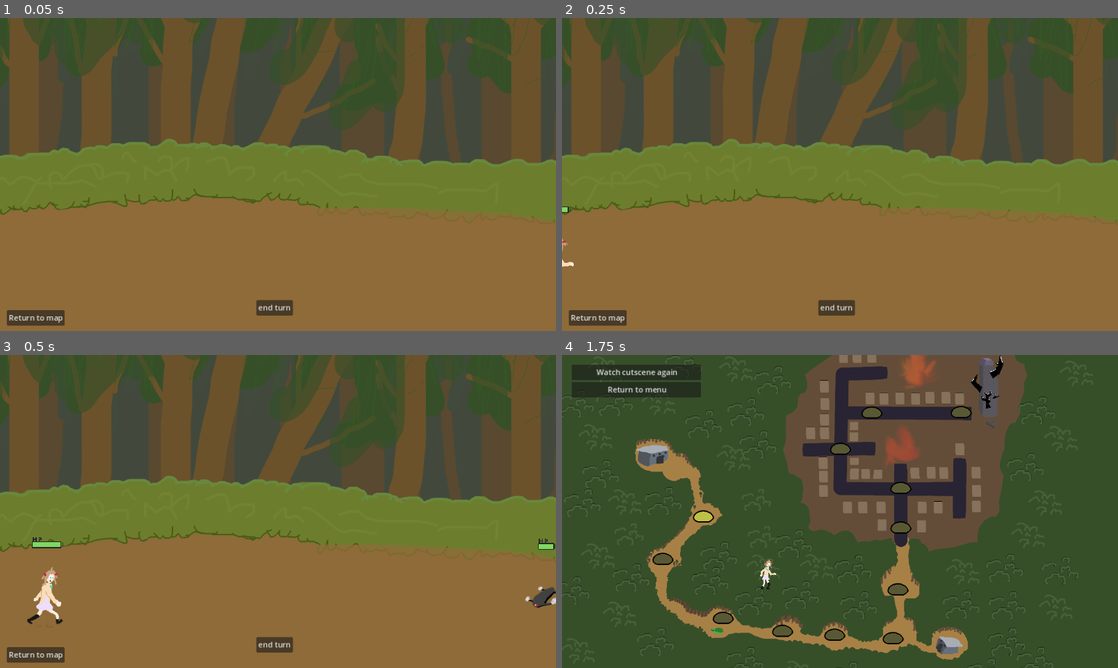
Above: before the commit, frames 1-4 (two rows, left to right).
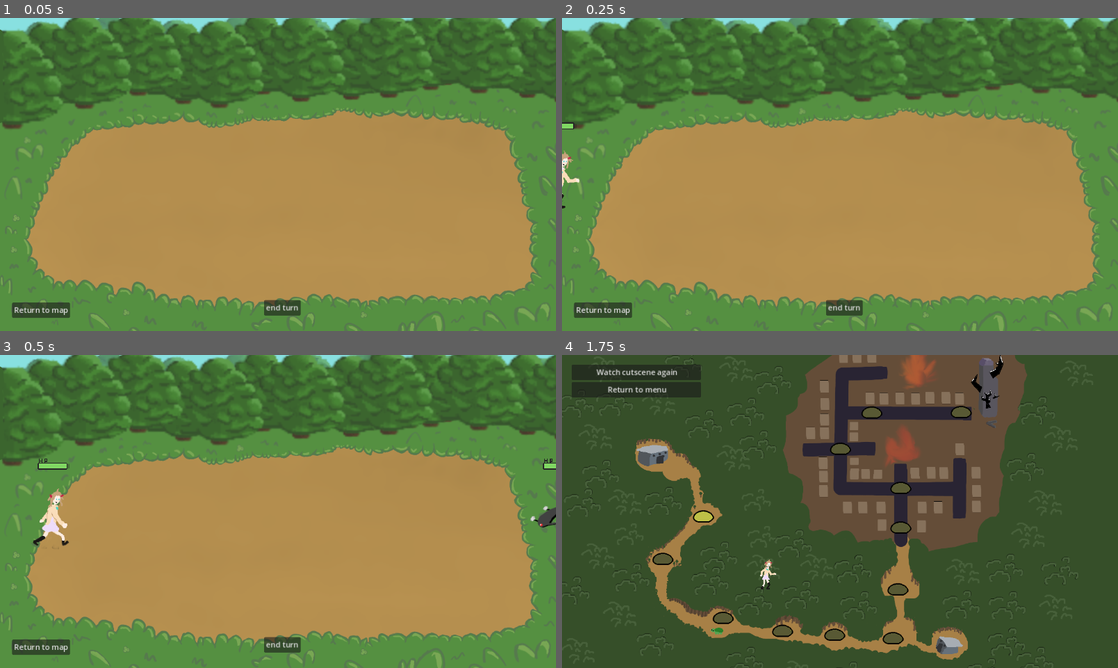
Above: after the commit, the same moments.

Repository: FeliciaPino/NeuroWarriors
Game: Godot game, scene res://scenes/levels/test_level.tscn
The game is run twice, just before and just after one commit, with the same random seed, the same clock (stepped at 60 frames per second) and the same inputs. This scene is started directly instead of the project's main scene. Sound files missing from this copy of the repository are replaced by a short silence.
Inputs:
- Up to frame 1 (0.05 s): no input
- Up to frame 2 (0.25 s): no input
- Up to frame 3 (0.5 s): no input
- Up to frame 4 (1.75 s): click "end turn" at 0.5 s; click "Return to map" at 1.25 s

The runs differ from the first frame. In frame 1, 92% of the frame differs, in the area x 0-100%, y 0-100%; in frame 2, 92%; in frame 3, 92%; in frame 4, nothing differs.

Commit message:
Upgraded forest background, changed battle layout slightly to fit new background

Diff:
--- a/scenes/levels/game.tscn
+++ b/scenes/levels/game.tscn
@@ -173,6 +173,8 @@
 [node name="Background" type="Node2D" parent="."]
 
 [node name="Entity_manager" parent="." instance=ExtResource("3_iprcq")]
+partyRect = Rect2(100, 200, 450, 300)
+foesRect = Rect2(600, 200, 450, 300)
 
 [node name="SelectionCircle" type="Sprite2D" parent="."]
 position = Vector2(584, 427)
@@ -185,9 +187,9 @@
 offset_bottom = 97.0
 
 [node name="EndTurnButton" type="Button" parent="."]
-offset_left = 531.0
+offset_left = 547.0
 offset_top = 584.0
-offset_right = 607.0
+offset_right = 623.0
 offset_bottom = 615.0
 text = "end turn"
 
@@ -211,10 +213,10 @@
 offset_bottom = 117.0
 
 [node name="Return" type="Button" parent="."]
-offset_left = 14.0
-offset_top = 605.0
-offset_right = 134.0
-offset_bottom = 636.0
+offset_left = 25.0
+offset_top = 589.0
+offset_right = 145.0
+offset_bottom = 620.0
 text = "Return to map
 "
 
--- a/scenes/levels/level_1.tscn
+++ b/scenes/levels/level_1.tscn
@@ -1,283 +1,21 @@
-[gd_scene load_steps=15 format=3 uid="uid://ds20ettima35s"]
+[gd_scene load_steps=5 format=3 uid="uid://ds20ettima35s"]
 
-[ext_resource type="Script" path="res://scripts/GameManager.gd" id="1_4r8mi"]
-[ext_resource type="Texture2D" uid="uid://dl6b6ewaxaxom" path="res://assets/forest_background.png" id="2_otcmt"]
-[ext_resource type="PackedScene" uid="uid://c0cerfjhi148m" path="res://scenes/entity_manager.tscn" id="3_u2g1f"]
+[ext_resource type="PackedScene" uid="uid://b82kauwohbvun" path="res://scenes/levels/game.tscn" id="1_4ilo2"]
+[ext_resource type="Texture2D" uid="uid://dl6b6ewaxaxom" path="res://assets/backgrounds/forest_background.png" id="2_otcmt"]
 [ext_resource type="PackedScene" uid="uid://du1rkche8wapa" path="res://scenes/characters/enemies/drone.tscn" id="4_g1jns"]
-[ext_resource type="Texture2D" uid="uid://duwanoipd03rk" path="res://assets/ui/selection_circle.png" id="5_g5ixa"]
 [ext_resource type="Script" path="res://scripts/tutorial.gd" id="6_8gt2u"]
-[ext_resource type="Script" path="res://scripts/end_screen.gd" id="6_24uv3"]
-[ext_resource type="AudioStream" uid="uid://cdbbs3cm1pli5" path="res://addons/Pixel_boy/theme-7.ogg" id="7_byqak"]
-[ext_resource type="AudioStream" uid="uid://bcvyh3sruf5vp" path="res://addons/Pixel_boy/theme-3b.ogg" id="8_2yft1"]
-[ext_resource type="AudioStream" uid="uid://c2qho0xysuk3u" path="res://addons/sfx/Retro Negative Long 12.wav" id="10_wvxwj"]
 
-[sub_resource type="Animation" id="Animation_3mlxk"]
-length = 0.001
-tracks/0/type = "value"
-tracks/0/imported = false
-tracks/0/enabled = true
-tracks/0/path = NodePath("TurnLabel:text")
-tracks/0/interp = 1
-tracks/0/loop_wrap = true
-tracks/0/keys = {
-"times": PackedFloat32Array(0),
-"transitions": PackedFloat32Array(1),
-"update": 1,
-"values": ["Your turn"]
-}
-tracks/1/type = "bezier"
-tracks/1/imported = false
-tracks/1/enabled = true
-tracks/1/path = NodePath("TurnLabel:position:y")
-tracks/1/interp = 1
-tracks/1/loop_wrap = true
-tracks/1/keys = {
-"handle_modes": PackedInt32Array(0),
-"points": PackedFloat32Array(5, -0.25, 0, 0.25, 0),
-"times": PackedFloat32Array(0)
-}
-tracks/2/type = "bezier"
-tracks/2/imported = false
-tracks/2/enabled = true
-tracks/2/path = NodePath("TurnLabel:modulate:a")
-tracks/2/interp = 1
-tracks/2/loop_wrap = true
-tracks/2/keys = {
-"handle_modes": PackedInt32Array(0),
-"points": PackedFloat32Array(0, -0.25, 0, 0.25, 0),
-"times": PackedFloat32Array(0)
-}
-tracks/3/type = "value"
-tracks/3/imported = false
-tracks/3/enabled = true
-tracks/3/path = NodePath("EndScreen:position")
-tracks/3/interp = 1
-tracks/3/loop_wrap = true
-tracks/3/keys = {
-"times": PackedFloat32Array(0),
-"transitions": PackedFloat32Array(1),
-"update": 0,
-"values": [Vector2(448, 14)]
-}
-tracks/4/type = "value"
-tracks/4/imported = false
-tracks/4/enabled = true
-tracks/4/path = NodePath("EndScreen:scale")
-tracks/4/interp = 1
-tracks/4/loop_wrap = true
-tracks/4/keys = {
-"times": PackedFloat32Array(0),
-"transitions": PackedFloat32Array(1),
-"update": 0,
-"values": [Vector2(1, 1)]
-}
-tracks/5/type = "value"
-tracks/5/imported = false
-tracks/5/enabled = true
-tracks/5/path = NodePath("EndScreen:visible")
-tracks/5/interp = 1
-tracks/5/loop_wrap = true
-tracks/5/keys = {
-"times": PackedFloat32Array(0),
-"transitions": PackedFloat32Array(1),
-"update": 1,
-"values": [false]
-}
+[node name="Game" instance=ExtResource("1_4ilo2")]
 
-[sub_resource type="Animation" id="Animation_yj4cw"]
-resource_name = "show_end_screen"
-length = 0.3
-tracks/0/type = "value"
-tracks/0/imported = false
-tracks/0/enabled = true
-tracks/0/path = NodePath("EndScreen:position")
-tracks/0/interp = 1
-tracks/0/loop_wrap = true
-tracks/0/keys = {
-"times": PackedFloat32Array(0.0333333, 0.3),
-"transitions": PackedFloat32Array(1, 1),
-"update": 0,
-"values": [Vector2(600, 43), Vector2(600, 130)]
-}
-tracks/1/type = "value"
-tracks/1/imported = false
-tracks/1/enabled = true
-tracks/1/path = NodePath("EndScreen:scale")
-tracks/1/interp = 1
-tracks/1/loop_wrap = true
-tracks/1/keys = {
-"times": PackedFloat32Array(0.0333333, 0.3),
-"transitions": PackedFloat32Array(1, 1),
-"update": 0,
-"values": [Vector2(0, 0), Vector2(1, 1)]
-}
-tracks/2/type = "value"
-tracks/2/imported = false
-tracks/2/enabled = true
-tracks/2/path = NodePath("EndScreen:visible")
-tracks/2/interp = 1
-tracks/2/loop_wrap = true
-tracks/2/keys = {
-"times": PackedFloat32Array(0),
-"transitions": PackedFloat32Array(1),
-"update": 1,
-"values": [true]
-}
-
-[sub_resource type="Animation" id="Animation_puse5"]
-resource_name = "start_player_turn"
-length = 2.0
-step = 0.0538
-tracks/0/type = "value"
-tracks/0/imported = false
-tracks/0/enabled = true
-tracks/0/path = NodePath("TurnLabel:text")
-tracks/0/interp = 1
-tracks/0/loop_wrap = true
-tracks/0/keys = {
-"times": PackedFloat32Array(0.517541),
-"transitions": PackedFloat32Array(1),
-"update": 1,
-"values": ["Your turn"]
-}
-tracks/1/type = "bezier"
-tracks/1/imported = false
-tracks/1/enabled = true
-tracks/1/path = NodePath("TurnLabel:position:y")
-tracks/1/interp = 1
-tracks/1/loop_wrap = true
-tracks/1/keys = {
-"handle_modes": PackedInt32Array(0, 0, 0, 0),
-"points": PackedFloat32Array(5, -0.25, 0, 0.25, 0, 80, -0.25, 0, 0.25, 0, 80, -0.25, 0, 0.25, 0, 160, -0.25, 0, 0.25, 0),
-"times": PackedFloat32Array(0.517541, 0.950874, 1.21754, 1.68421)
-}
-tracks/2/type = "bezier"
-tracks/2/imported = false
-tracks/2/enabled = true
-tracks/2/path = NodePath("TurnLabel:modulate:a")
-tracks/2/interp = 1
-tracks/2/loop_wrap = true
-tracks/2/keys = {
-"handle_modes": PackedInt32Array(0, 0, 0, 0),
-"points": PackedFloat32Array(0, -0.25, 0, 0.25, 0, 1, -0.25, 0, 0.25, 0, 1, -0.25, 0, 0.25, 0, 0, -0.25, 0, 0.25, 0),
-"times": PackedFloat32Array(0.517541, 0.950874, 1.21754, 1.68421)
-}
-
-[sub_resource type="AnimationLibrary" id="AnimationLibrary_xsa6o"]
-_data = {
-"RESET": SubResource("Animation_3mlxk"),
-"show_end_screen": SubResource("Animation_yj4cw"),
-"start_player_turn": SubResource("Animation_puse5")
-}
-
-[node name="Game" type="Node2D"]
-script = ExtResource("1_4r8mi")
-
-[node name="Background" type="Sprite2D" parent="."]
-position = Vector2(576, 294)
+[node name="TextureRect" type="TextureRect" parent="Background" index="0"]
+offset_right = 40.0
+offset_bottom = 40.0
 texture = ExtResource("2_otcmt")
 
-[node name="Entity_manager" parent="." instance=ExtResource("3_u2g1f")]
+[node name="Drone" parent="Entity_manager" index="0" instance=ExtResource("4_g1jns")]
+position = Vector2(1302, 456)
 
-[node name="Drone" parent="Entity_manager" instance=ExtResource("4_g1jns")]
-position = Vector2(1304, 459)
-
-[node name="SelectionCircle" type="Sprite2D" parent="."]
-position = Vector2(584, 427)
-texture = ExtResource("5_g5ixa")
-
-[node name="InstructionLabel" type="Label" parent="."]
-offset_left = 19.0
-offset_top = 99.0
-offset_right = 401.0
-offset_bottom = 226.0
-autowrap_mode = 2
-
-[node name="EndTurnButton" type="Button" parent="."]
-offset_left = 491.0
-offset_top = 575.0
-offset_right = 567.0
-offset_bottom = 606.0
-text = "end turn"
-
-[node name="AnimationPlayer" type="AnimationPlayer" parent="."]
-libraries = {
-"": SubResource("AnimationLibrary_xsa6o")
-}
-
-[node name="TurnLabel" type="Label" parent="."]
-modulate = Color(1, 1, 1, 0)
-offset_left = 543.0
-offset_top = 5.0
-offset_right = 617.0
-offset_bottom = 28.0
-text = "Your turn"
-
-[node name="EndScreen" type="Control" parent="."]
-visible = false
-z_index = 2
-layout_mode = 3
-anchors_preset = 5
-anchor_left = 0.5
-anchor_right = 0.5
-offset_left = 448.0
-offset_top = 14.0
-offset_right = 488.0
-offset_bottom = 54.0
-grow_horizontal = 2
-pivot_offset = Vector2(20, 0)
-script = ExtResource("6_24uv3")
-
-[node name="PanelContainer" type="PanelContainer" parent="EndScreen"]
-layout_mode = 0
-offset_left = -300.0
-offset_right = 300.0
-offset_bottom = 400.0
-pivot_offset = Vector2(300, 0)
-
-[node name="MarginContainer" type="MarginContainer" parent="EndScreen/PanelContainer"]
-layout_mode = 2
-theme_override_constants/margin_left = 40
-theme_override_constants/margin_top = 20
-theme_override_constants/margin_right = 40
-theme_override_constants/margin_bottom = 20
-
-[node name="VBoxContainer" type="VBoxContainer" parent="EndScreen/PanelContainer/MarginContainer"]
-layout_mode = 2
-theme_override_constants/separation = 40
-alignment = 1
-
-[node name="Label" type="Label" parent="EndScreen/PanelContainer/MarginContainer/VBoxContainer"]
-layout_mode = 2
-text = "you vicori. or defet?"
-horizontal_alignment = 1
-
-[node name="Button" type="Button" parent="EndScreen/PanelContainer/MarginContainer/VBoxContainer"]
-layout_mode = 2
-text = "Return to map"
-
-[node name="Return" type="Button" parent="."]
-offset_left = 19.0
-offset_top = 610.0
-offset_right = 139.0
-offset_bottom = 641.0
-text = "Return to map
-"
-
-[node name="music" type="AudioStreamPlayer" parent="."]
-stream = ExtResource("7_byqak")
-volume_db = -30.0
-autoplay = true
-bus = &"Music"
-parameters/looping = true
-
-[node name="win_sound" type="AudioStreamPlayer" parent="."]
-stream = ExtResource("8_2yft1")
-volume_db = -20.0
-bus = &"Music"
-parameters/looping = true
-
-[node name="tutorial" type="Label" parent="."]
+[node name="tutorial" type="Label" parent="." index="12"]
 offset_left = 382.0
 offset_top = 511.0
 offset_right = 812.0
@@ -286,12 +24,6 @@
 autowrap_mode = 3
 script = ExtResource("6_8gt2u")
 
-[node name="Timer" type="Timer" parent="tutorial"]
+[node name="Timer" type="Timer" parent="tutorial" index="0"]
 wait_time = 2.0
 one_shot = true
-
-[node name="lose_sound" type="AudioStreamPlayer" parent="."]
-stream = ExtResource("10_wvxwj")
-volume_db = -10.0
-
-[connection signal="pressed" from="EndTurnButton" to="tutorial" method="_on_end_turn_button_pressed"]
--- a/scenes/levels/level_10.tscn
+++ b/scenes/levels/level_10.tscn
@@ -1,8 +1,8 @@
 [gd_scene load_steps=19 format=3 uid="uid://dceoc87ukm03x"]
 
 [ext_resource type="Script" path="res://scripts/GameManager.gd" id="1_3kd4p"]
-[ext_resource type="Texture2D" uid="uid://daakoqoug8tly" path="res://assets/destroyed_city_background1.png" id="2_s1jb3"]
-[ext_resource type="Texture2D" uid="uid://b1iw4xeonbkc0" path="res://assets/destroyed_city_background2.png" id="3_68qia"]
+[ext_resource type="Texture2D" uid="uid://daakoqoug8tly" path="res://assets/backgrounds/destroyed_city_background1.png" id="2_s1jb3"]
+[ext_resource type="Texture2D" uid="uid://b1iw4xeonbkc0" path="res://assets/backgrounds/destroyed_city_background2.png" id="3_68qia"]
 [ext_resource type="PackedScene" uid="uid://c0cerfjhi148m" path="res://scenes/entity_manager.tscn" id="4_uqof3"]
 [ext_resource type="PackedScene" uid="uid://cshv2w6p6ypkr" path="res://scenes/characters/enemies/offensive_drone.tscn" id="7_1061b"]
 [ext_resource type="PackedScene" uid="uid://c85gj43e28h10" path="res://scenes/characters/enemies/defensive_drone.tscn" id="8_1c6c1"]
--- a/scenes/levels/level_11.tscn
+++ b/scenes/levels/level_11.tscn
@@ -1,8 +1,8 @@
 [gd_scene load_steps=16 format=3 uid="uid://620fmgp078ey"]
 
 [ext_resource type="Script" path="res://scripts/GameManager.gd" id="1_j4bo6"]
-[ext_resource type="Texture2D" uid="uid://daakoqoug8tly" path="res://assets/destroyed_city_background1.png" id="2_cj85f"]
-[ext_resource type="Texture2D" uid="uid://b1iw4xeonbkc0" path="res://assets/destroyed_city_background2.png" id="3_paynb"]
+[ext_resource type="Texture2D" uid="uid://daakoqoug8tly" path="res://assets/backgrounds/destroyed_city_background1.png" id="2_cj85f"]
+[ext_resource type="Texture2D" uid="uid://b1iw4xeonbkc0" path="res://assets/backgrounds/destroyed_city_background2.png" id="3_paynb"]
 [ext_resource type="PackedScene" uid="uid://c0cerfjhi148m" path="res://scenes/entity_manager.tscn" id="4_cpuur"]
 [ext_resource type="PackedScene" uid="uid://du1rkche8wapa" path="res://scenes/characters/enemies/drone.tscn" id="7_ooeek"]
 [ext_resource type="Texture2D" uid="uid://duwanoipd03rk" path="res://assets/ui/selection_circle.png" id="8_3b52f"]
--- a/scenes/levels/level_12.tscn
+++ b/scenes/levels/level_12.tscn
@@ -1,8 +1,8 @@
 [gd_scene load_steps=17 format=3 uid="uid://d3cwy5c0pj1dc"]
 
 [ext_resource type="Script" path="res://scripts/GameManager.gd" id="1_deqmt"]
-[ext_resource type="Texture2D" uid="uid://daakoqoug8tly" path="res://assets/destroyed_city_background1.png" id="2_1lq7u"]
-[ext_resource type="Texture2D" uid="uid://b1iw4xeonbkc0" path="res://assets/destroyed_city_background2.png" id="3_ksrm0"]
+[ext_resource type="Texture2D" uid="uid://daakoqoug8tly" path="res://assets/backgrounds/destroyed_city_background1.png" id="2_1lq7u"]
+[ext_resource type="Texture2D" uid="uid://b1iw4xeonbkc0" path="res://assets/backgrounds/destroyed_city_background2.png" id="3_ksrm0"]
 [ext_resource type="PackedScene" uid="uid://c0cerfjhi148m" path="res://scenes/entity_manager.tscn" id="4_obpgy"]
 [ext_resource type="PackedScene" uid="uid://baw6pv13fsf0w" path="res://scenes/characters/enemies/swarm_controller.tscn" id="5_de6yt"]
 [ext_resource type="PackedScene" uid="uid://c85gj43e28h10" path="res://scenes/characters/enemies/defensive_drone.tscn" id="8_h7r00"]
--- a/scenes/levels/level_2.tscn
+++ b/scenes/levels/level_2.tscn
@@ -1,7 +1,7 @@
 [gd_scene load_steps=14 format=3 uid="uid://0ah4fkx76j5o"]
 
 [ext_resource type="Script" path="res://scripts/GameManager.gd" id="1_ckyeq"]
-[ext_resource type="Texture2D" uid="uid://dl6b6ewaxaxom" path="res://assets/forest_background.png" id="2_lh705"]
+[ext_resource type="Texture2D" uid="uid://dl6b6ewaxaxom" path="res://assets/backgrounds/forest_background.png" id="2_lh705"]
 [ext_resource type="PackedScene" uid="uid://c0cerfjhi148m" path="res://scenes/entity_manager.tscn" id="3_n6gxh"]
 [ext_resource type="PackedScene" uid="uid://du1rkche8wapa" path="res://scenes/characters/enemies/drone.tscn" id="4_ynct8"]
 [ext_resource type="Texture2D" uid="uid://duwanoipd03rk" path="res://assets/ui/selection_circle.png" id="5_i5ab7"]
--- a/scenes/levels/level_3.tscn
+++ b/scenes/levels/level_3.tscn
@@ -1,7 +1,7 @@
 [gd_scene load_steps=15 format=3 uid="uid://iou0tjr5a320"]
 
 [ext_resource type="Script" path="res://scripts/GameManager.gd" id="1_1d4vy"]
-[ext_resource type="Texture2D" uid="uid://dl6b6ewaxaxom" path="res://assets/forest_background.png" id="2_f6o4n"]
+[ext_resource type="Texture2D" uid="uid://dl6b6ewaxaxom" path="res://assets/backgrounds/forest_background.png" id="2_f6o4n"]
 [ext_resource type="PackedScene" uid="uid://c0cerfjhi148m" path="res://scenes/entity_manager.tscn" id="3_lc17n"]
 [ext_resource type="Texture2D" uid="uid://duwanoipd03rk" path="res://assets/ui/selection_circle.png" id="5_5evu7"]
 [ext_resource type="PackedScene" uid="uid://cshv2w6p6ypkr" path="res://scenes/characters/enemies/offensive_drone.tscn" id="5_sdahw"]
--- a/scenes/levels/level_4.tscn
+++ b/scenes/levels/level_4.tscn
@@ -1,7 +1,7 @@
 [gd_scene load_steps=14 format=3 uid="uid://dn6g5t83qchn1"]
 
 [ext_resource type="Script" path="res://scripts/GameManager.gd" id="1_ougu4"]
-[ext_resource type="Texture2D" uid="uid://dl6b6ewaxaxom" path="res://assets/forest_background.png" id="2_hcg7c"]
+[ext_resource type="Texture2D" uid="uid://dl6b6ewaxaxom" path="res://assets/backgrounds/forest_background.png" id="2_hcg7c"]
 [ext_resource type="PackedScene" uid="uid://c0cerfjhi148m" path="res://scenes/entity_manager.tscn" id="3_2capw"]
 [ext_resource type="Texture2D" uid="uid://duwanoipd03rk" path="res://assets/ui/selection_circle.png" id="5_arpgi"]
 [ext_resource type="Script" path="res://scripts/end_screen.gd" id="6_75v17"]
--- a/scenes/levels/level_5.tscn
+++ b/scenes/levels/level_5.tscn
@@ -1,7 +1,7 @@
 [gd_scene load_steps=15 format=3 uid="uid://clcpepbmh3462"]
 
 [ext_resource type="Script" path="res://scripts/GameManager.gd" id="1_jiqrc"]
-[ext_resource type="Texture2D" uid="uid://dl6b6ewaxaxom" path="res://assets/forest_background.png" id="2_jimri"]
+[ext_resource type="Texture2D" uid="uid://dl6b6ewaxaxom" path="res://assets/backgrounds/forest_background.png" id="2_jimri"]
 [ext_resource type="PackedScene" uid="uid://c0cerfjhi148m" path="res://scenes/entity_manager.tscn" id="3_flf6w"]
 [ext_resource type="PackedScene" uid="uid://du1rkche8wapa" path="res://scenes/characters/enemies/drone.tscn" id="5_u00gj"]
 [ext_resource type="PackedScene" uid="uid://cshv2w6p6ypkr" path="res://scenes/characters/enemies/offensive_drone.tscn" id="6_eu02h"]
--- a/scenes/levels/level_6.tscn
+++ b/scenes/levels/level_6.tscn
@@ -1,7 +1,7 @@
 [gd_scene load_steps=15 format=3 uid="uid://fpabcmf0i62b"]
 
 [ext_resource type="Script" path="res://scripts/GameManager.gd" id="1_vxa0n"]
-[ext_resource type="Texture2D" uid="uid://dl6b6ewaxaxom" path="res://assets/forest_background.png" id="2_kg6tm"]
+[ext_resource type="Texture2D" uid="uid://dl6b6ewaxaxom" path="res://assets/backgrounds/forest_background.png" id="2_kg6tm"]
 [ext_resource type="PackedScene" uid="uid://c0cerfjhi148m" path="res://scenes/entity_manager.tscn" id="3_45m0p"]
 [ext_resource type="PackedScene" uid="uid://du1rkche8wapa" path="res://scenes/characters/enemies/drone.tscn" id="5_7rjcs"]
 [ext_resource type="PackedScene" uid="uid://c85gj43e28h10" path="res://scenes/characters/enemies/defensive_drone.tscn" id="7_4nvvf"]
--- a/scenes/levels/level_7.tscn
+++ b/scenes/levels/level_7.tscn
@@ -1,7 +1,7 @@
 [gd_scene load_steps=15 format=3 uid="uid://2svbf3b7fhue"]
 
 [ext_resource type="Script" path="res://scripts/GameManager.gd" id="1_4ou3d"]
-[ext_resource type="Texture2D" uid="uid://dl6b6ewaxaxom" path="res://assets/forest_background.png" id="2_70qjf"]
+[ext_resource type="Texture2D" uid="uid://dl6b6ewaxaxom" path="res://assets/backgrounds/forest_background.png" id="2_70qjf"]
 [ext_resource type="PackedScene" uid="uid://c0cerfjhi148m" path="res://scenes/entity_manager.tscn" id="3_8eals"]
 [ext_resource type="PackedScene" uid="uid://du1rkche8wapa" path="res://scenes/characters/enemies/drone.tscn" id="5_y34hf"]
 [ext_resource type="PackedScene" uid="uid://c85gj43e28h10" path="res://scenes/characters/enemies/defensive_drone.tscn" id="6_d6l2n"]
--- a/scenes/levels/level_8.tscn
+++ b/scenes/levels/level_8.tscn
@@ -1,8 +1,8 @@
 [gd_scene load_steps=16 format=3 uid="uid://xu3p5boaiw3l"]
 
 [ext_resource type="Script" path="res://scripts/GameManager.gd" id="1_4500e"]
-[ext_resource type="Texture2D" uid="uid://daakoqoug8tly" path="res://assets/destroyed_city_background1.png" id="2_8b8sy"]
-[ext_resource type="Texture2D" uid="uid://b1iw4xeonbkc0" path="res://assets/destroyed_city_background2.png" id="3_ad4rl"]
+[ext_resource type="Texture2D" uid="uid://daakoqoug8tly" path="res://assets/backgrounds/destroyed_city_background1.png" id="2_8b8sy"]
+[ext_resource type="Texture2D" uid="uid://b1iw4xeonbkc0" path="res://assets/backgrounds/destroyed_city_background2.png" id="3_ad4rl"]
 [ext_resource type="PackedScene" uid="uid://c0cerfjhi148m" path="res://scenes/entity_manager.tscn" id="4_s4hg1"]
 [ext_resource type="Texture2D" uid="uid://duwanoipd03rk" path="res://assets/ui/selection_circle.png" id="7_aw4kr"]
 [ext_resource type="PackedScene" uid="uid://cshv2w6p6ypkr" path="res://scenes/characters/enemies/offensive_drone.tscn" id="7_wpg0e"]
--- a/scenes/levels/level_9.tscn
+++ b/scenes/levels/level_9.tscn
@@ -1,8 +1,8 @@
 [gd_scene load_steps=17 format=3 uid="uid://bey518xhr4xwx"]
 
 [ext_resource type="Script" path="res://scripts/GameManager.gd" id="1_hybvs"]
-[ext_resource type="Texture2D" uid="uid://daakoqoug8tly" path="res://assets/destroyed_city_background1.png" id="2_jqp6x"]
-[ext_resource type="Texture2D" uid="uid://b1iw4xeonbkc0" path="res://assets/destroyed_city_background2.png" id="3_cgnm8"]
+[ext_resource type="Texture2D" uid="uid://daakoqoug8tly" path="res://assets/backgrounds/destroyed_city_background1.png" id="2_jqp6x"]
+[ext_resource type="Texture2D" uid="uid://b1iw4xeonbkc0" path="res://assets/backgrounds/destroyed_city_background2.png" id="3_cgnm8"]
 [ext_resource type="PackedScene" uid="uid://c0cerfjhi148m" path="res://scenes/entity_manager.tscn" id="4_6ngwi"]
 [ext_resource type="Texture2D" uid="uid://duwanoipd03rk" path="res://assets/ui/selection_circle.png" id="8_4j60j"]
 [ext_resource type="PackedScene" uid="uid://c85gj43e28h10" path="res://scenes/characters/enemies/defensive_drone.tscn" id="8_esid3"]
--- a/scenes/levels/test_level.tscn
+++ b/scenes/levels/test_level.tscn
@@ -1,30 +1,19 @@
-[gd_scene load_steps=6 format=3 uid="uid://by2t4l3fto5ou"]
+[gd_scene load_steps=5 format=3 uid="uid://by2t4l3fto5ou"]
 
 [ext_resource type="PackedScene" uid="uid://b82kauwohbvun" path="res://scenes/levels/game.tscn" id="1_hhncd"]
-[ext_resource type="Texture2D" uid="uid://dl6b6ewaxaxom" path="res://assets/forest_background.png" id="2_tkf6i"]
+[ext_resource type="Texture2D" uid="uid://dl6b6ewaxaxom" path="res://assets/backgrounds/forest_background.png" id="2_tkf6i"]
 [ext_resource type="PackedScene" uid="uid://du1rkche8wapa" path="res://scenes/characters/enemies/drone.tscn" id="4_0l3y4"]
 [ext_resource type="PackedScene" uid="uid://cmccd8rxiyqab" path="res://scenes/characters/neuro_sama.tscn" id="5_gqr5d"]
-[ext_resource type="PackedScene" uid="uid://d3t2ah38644av" path="res://scenes/actions/taze.tscn" id="6_eaksy"]
 
 [node name="Game" instance=ExtResource("1_hhncd")]
 
 [node name="TextureRect" type="TextureRect" parent="Background" index="0"]
-offset_left = -20.0
-offset_top = -110.0
-offset_right = 1180.0
-offset_bottom = 790.0
+offset_right = 1200.0
+offset_bottom = 900.0
 texture = ExtResource("2_tkf6i")
 
 [node name="NeuroSama" parent="Entity_manager" index="0" instance=ExtResource("5_gqr5d")]
-position = Vector2(-130, 503)
-
-[node name="Taze" parent="Entity_manager/NeuroSama" index="9" instance=ExtResource("6_eaksy")]
+position = Vector2(-119, 319)
 
 [node name="Drone" parent="Entity_manager" index="1" instance=ExtResource("4_0l3y4")]
-position = Vector2(1363, 506)
-
-[node name="EndScreen" parent="." index="7"]
-offset_left = 448.0
-offset_top = 14.0
-offset_right = 488.0
-offset_bottom = 54.0
+position = Vector2(1374, 322)
--- a/scenes/main_menu.tscn
+++ b/scenes/main_menu.tscn
@@ -2,9 +2,9 @@
 
 [ext_resource type="Script" path="res://scripts/main_menu.gd" id="1_3ih0l"]
 [ext_resource type="AudioStream" uid="uid://d2d5vwfjxrhic" path="res://assets/audio/music/4.ogg" id="2_15ktm"]
-[ext_resource type="Texture2D" uid="uid://daakoqoug8tly" path="res://assets/destroyed_city_background1.png" id="4_71udx"]
+[ext_resource type="Texture2D" uid="uid://daakoqoug8tly" path="res://assets/backgrounds/destroyed_city_background1.png" id="4_71udx"]
 [ext_resource type="Texture2D" uid="uid://de15blxjgtt8w" path="res://assets/ui/title.png" id="4_seej8"]
-[ext_resource type="Texture2D" uid="uid://b1iw4xeonbkc0" path="res://assets/destroyed_city_background2.png" id="5_pp4yy"]
+[ext_resource type="Texture2D" uid="uid://b1iw4xeonbkc0" path="res://assets/backgrounds/destroyed_city_background2.png" id="5_pp4yy"]
 [ext_resource type="PackedScene" uid="uid://cor1tnnf1b1t0" path="res://scenes/ui/save_slot.tscn" id="6_0ytnp"]
 
 [sub_resource type="Animation" id="Animation_wsd7x"]
--- a/scripts/BattleEntity.gd
+++ b/scripts/BattleEntity.gd
@@ -56,7 +56,7 @@
 signal got_clicked_on
 # Called when the node enters the scene tree for the first time.
 func _ready() -> void:
-	print(get_signal_connection_list("mouse_entered"))
+	print(str("mouse connections:",get_signal_connection_list("mouse_entered")))
 
 	animation_player.play("idle")
 	is_hovered_over_with_the_mouse = false
--- a/scripts/actions/shadow_clone.gd
+++ b/scripts/actions/shadow_clone.gd
@@ -24,4 +24,4 @@
 	entity_manager.spawn_entity(clone)
 	var material = ShaderMaterial.new()
 	material.shader = SHADOWSHADER
-	clone.animated_sprite.material = material
+	clone.visual_node.material = material
Renamed: assets/background.png -> assets/backgrounds/background.png
Not shown, changed: assets/backgrounds/background.png.import
Renamed: assets/destroyed_city_background1.png -> assets/backgrounds/destroyed_city_background1.png
Not shown, changed: assets/backgrounds/destroyed_city_background1.png.import
Renamed: assets/destroyed_city_background2.png -> assets/backgrounds/destroyed_city_background2.png
Not shown, changed: assets/backgrounds/destroyed_city_background2.png.import
Binary file added: assets/backgrounds/forest_background.png
Not shown, changed: assets/backgrounds/forest_background.png.import
Binary file removed: assets/forest_background.png
